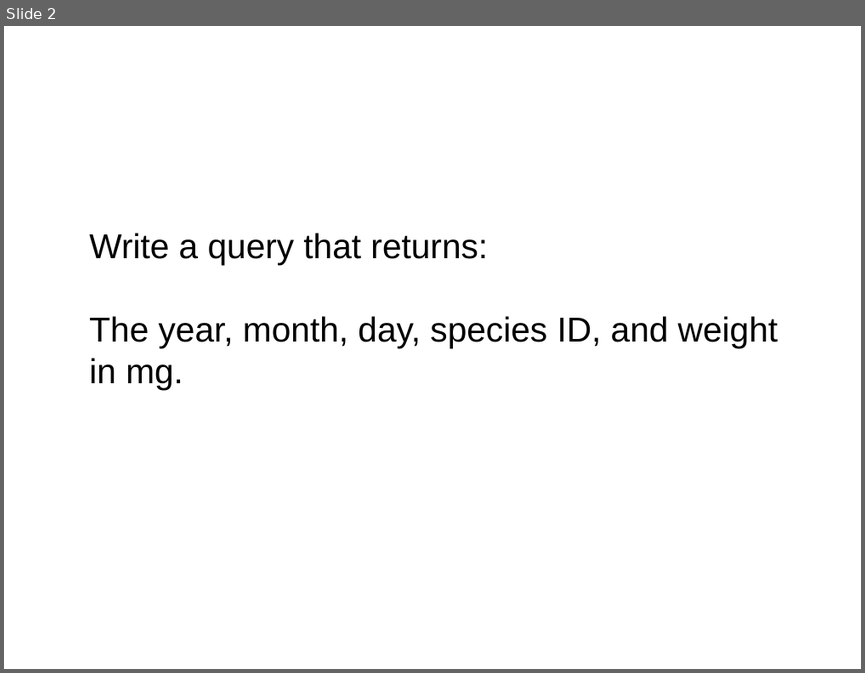
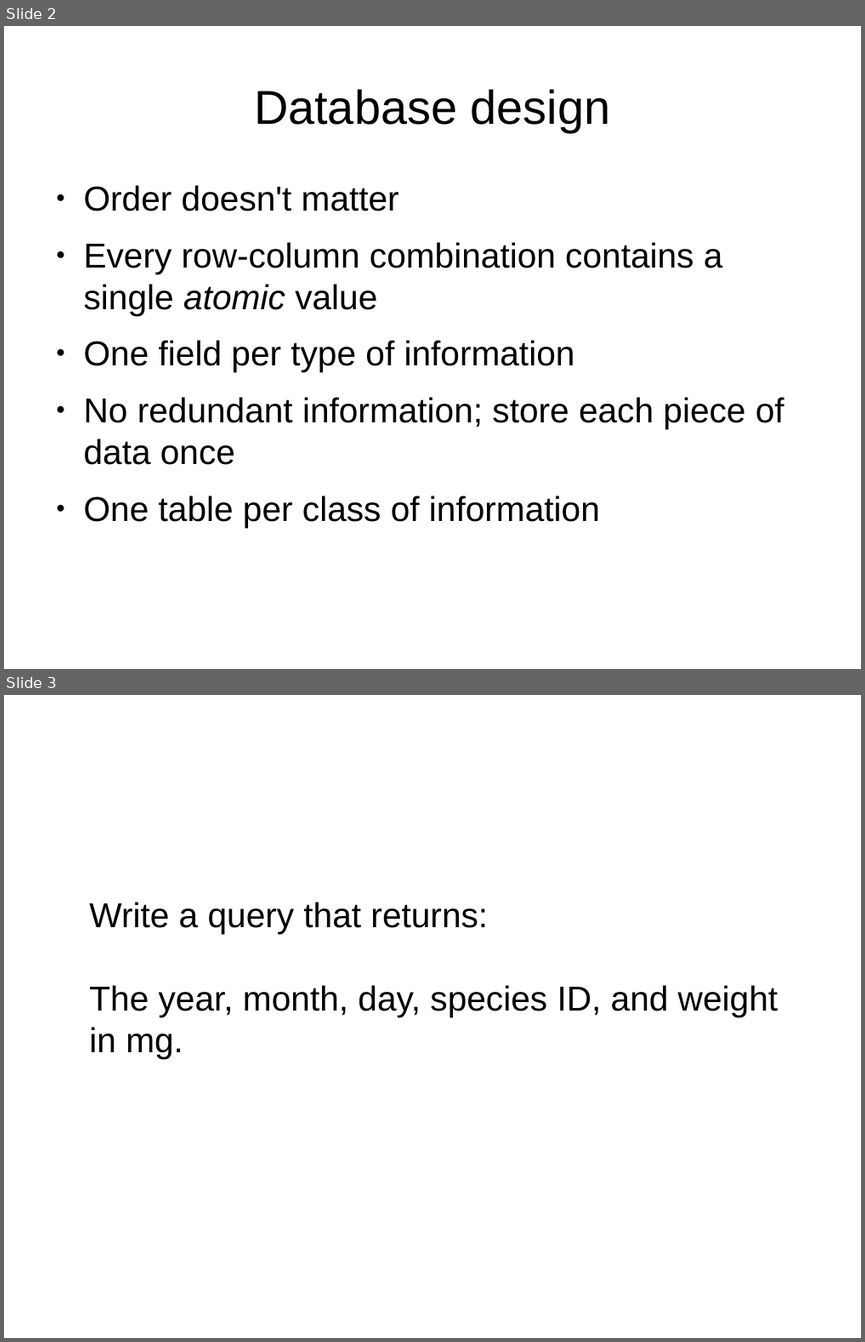
Before and after one commit to cliburn/workshop-swc, a slide deck: lessons/sql/sql.odp. Shown one above the other, each under a label of ours: slide 2 before the commit, slides 2 and 3 after it. The pictures are 865x673 and 865x1342 pixels, drawn with LibreOffice and Linux fonts; fonts in the diff are those of the drawing. Boxes give left, top, right and bottom in pixels: in the first picture for what was removed or moved away, otherwise in the second. Text is boxed around its words. In the diff, an @@ line names an element or a change of style, - is before the commit and + after.

Commit message:
added design slide to sql presentation

```diff
--- a/lessons/sql/sql.odp
+++ b/lessons/sql/sql.odp
@@ slide 2 added at (x1=4, y1=26, x2=861, y2=669), background #FFFFFF @@
@@ title added at (x1=254, y1=89, x2=611, y2=132), 44 pt, text #000000 @@
+Database design
@@ text added at (x1=84, y1=185, x2=784, y2=527), 32 pt, text #000000 @@
+● Order doesn't matter
+● Every row-column combination contains a single atomic value
+● One field per type of information
+● No redundant information; store each piece of data once
+● One table per class of information
@@ what was slide 2 is now slide 3 @@
```
Also in this commit, not shown: 1 slide changed.
